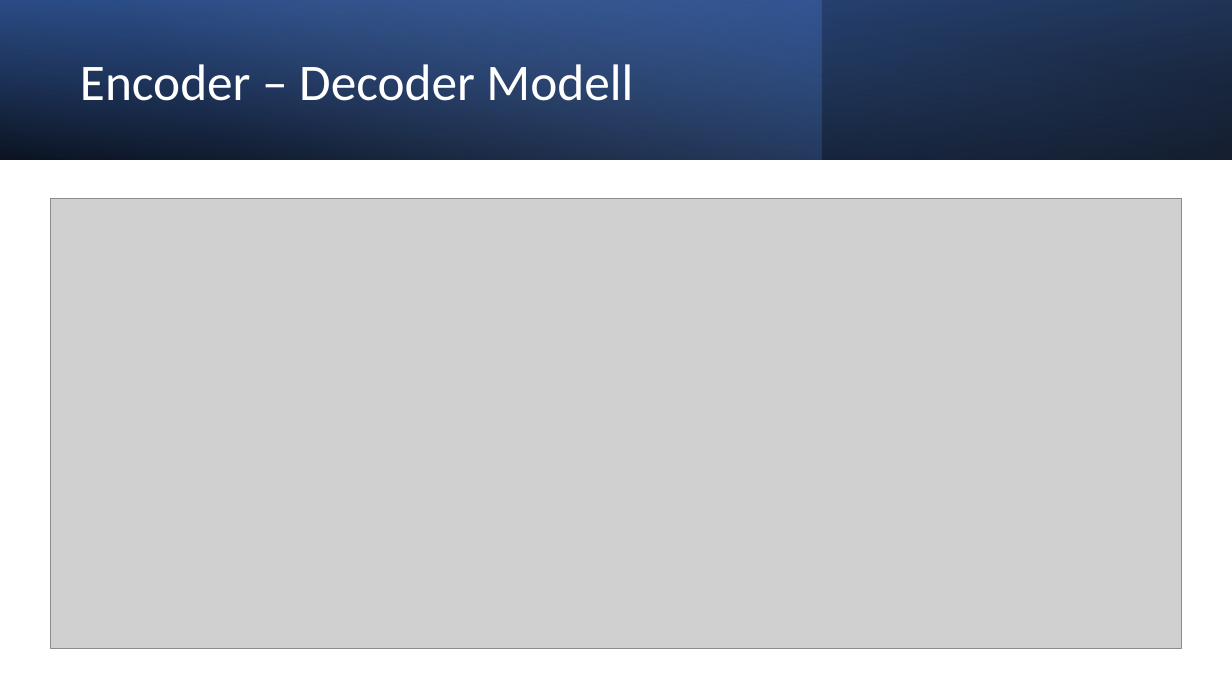
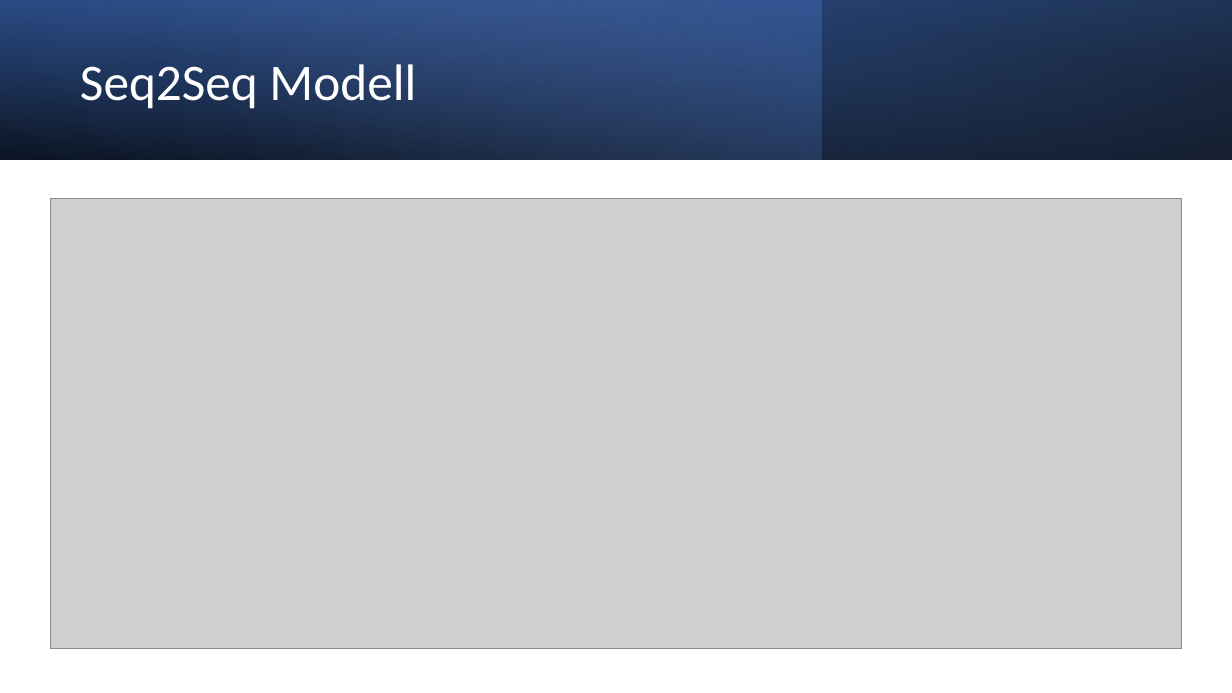
Before and after one commit to techsupport-noah/ML-Projekt, a slide deck: slide 7 of Chatbot.pptx. Drawn at 1232x693 pixels with LibreOffice and Linux fonts; fonts in the diff are those of the drawing; grey boxes stand for pictures. Boxes give left, top, right and bottom in pixels: in the first picture for what was removed or moved away, otherwise in the second. Text is boxed around its words. In the diff, an @@ line names an element or a change of style, - is before the commit and + after.

```diff
--- a/Chatbot.pptx
+++ b/Chatbot.pptx
@@ title at bbox=[80, 64, 416, 109]: text changed @@
-Encoder – Decoder Modell
+Seq2Seq Modell
```
Also in this commit, not shown: 6 other slides changed.
